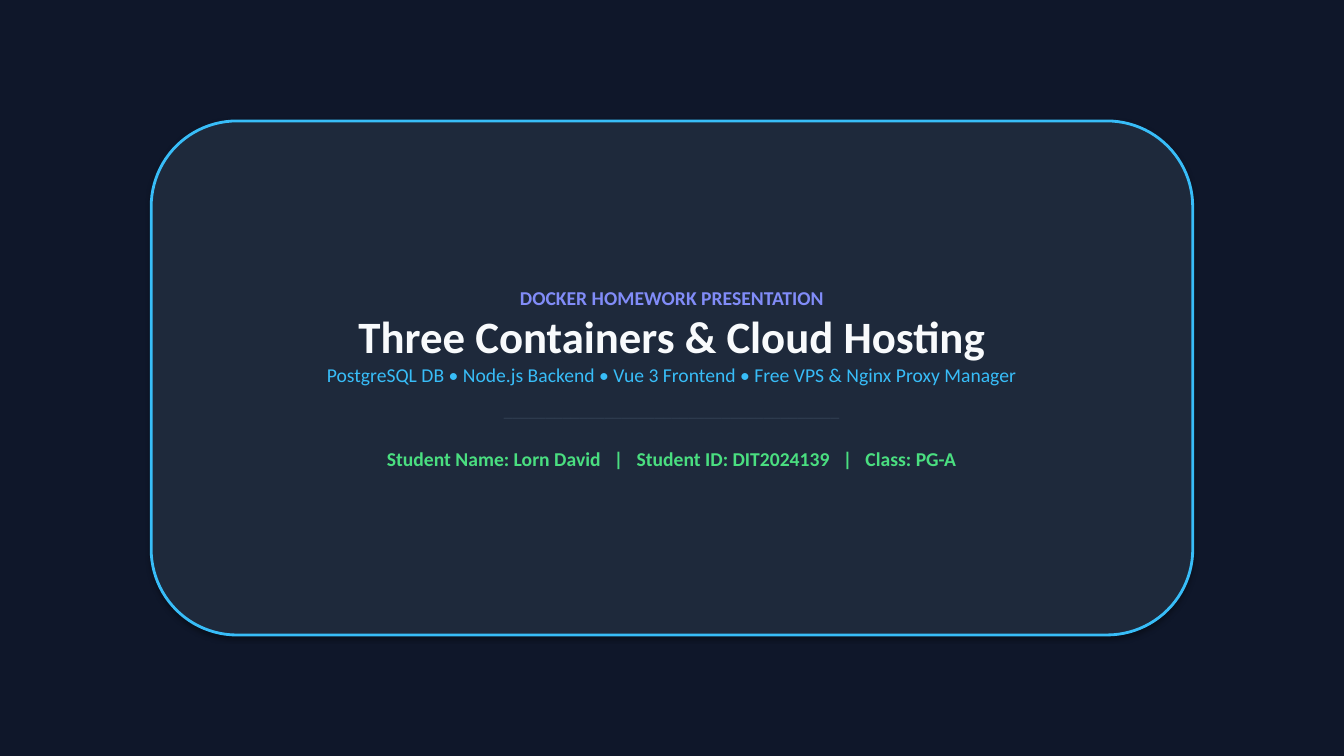
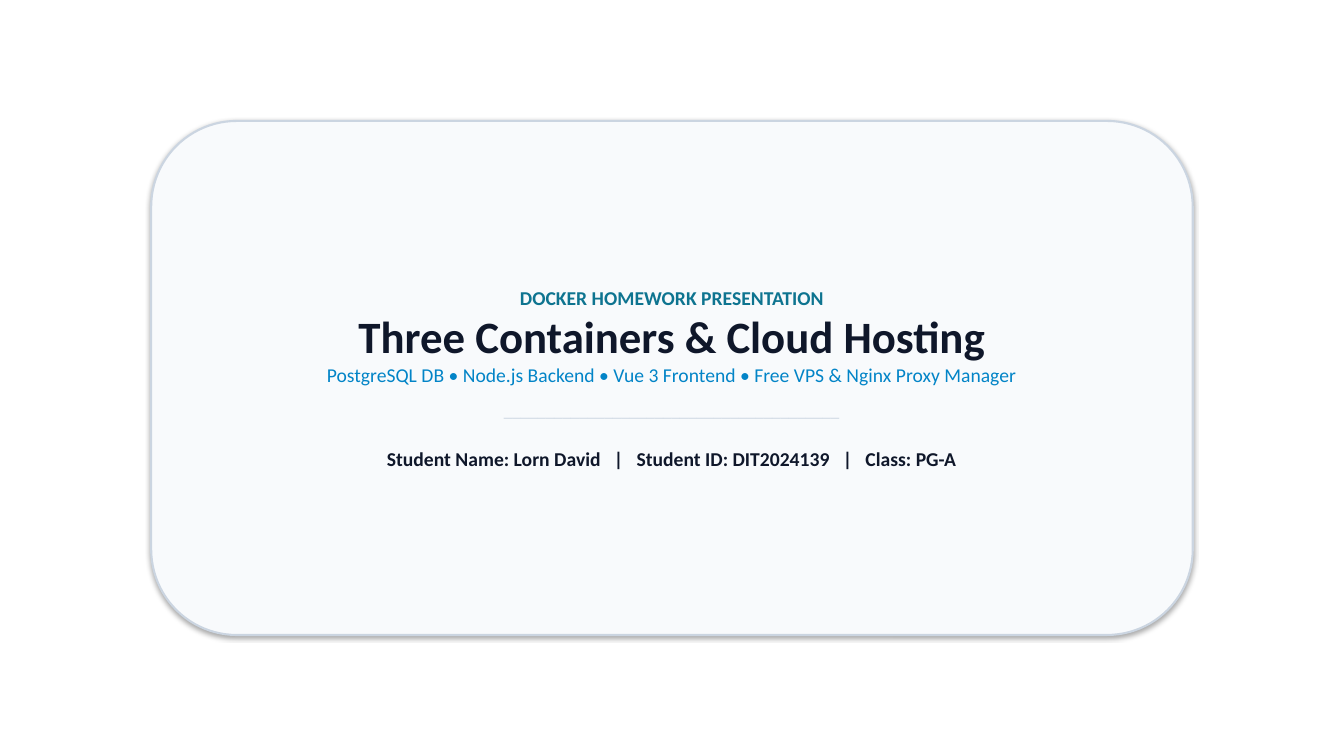
Before and after one commit to lorndavid/khmer-data-api, a slide deck: slide 1 of homework/Homework-Docker-Presentation.pptx. Drawn at 1344x756 pixels with LibreOffice and Linux fonts; fonts in the diff are those of the drawing. Boxes give left, top, right and bottom in pixels: in the first picture for what was removed or moved away, otherwise in the second. Text is boxed around its words. In the diff, an @@ line names an element or a change of style, - is before the commit and + after.

Commit message:
docs: add clean professional architecture diagram and embed into homework doc and presentation

```diff
--- a/homework/Homework-Docker-Presentation.pptx
+++ b/homework/Homework-Docker-Presentation.pptx
@@ rectangle at <box>0,0,1344,756</box>: fill #0F172A to #FFFFFF @@
@@ rounded rectangle "DOCKER HOMEWORK PRESENTATION" at <box>151,121,1193,635</box>: text colour #818CF8 to #0E7490 in "DOCKER HOMEWORK PRESENTATION"; text colour #F8FAFC to #0F172A in "Three Containers & Cloud Hosting"; text colour #38BDF8 to #0284C7 in "PostgreSQL DB • Node.js Backend • Vue ..."; text colour #334155 to #CBD5E1 in "────────────────────────────────────────"; text colour #4ADE80 to #0F172A in "Student Name: Lorn David | Student ID: ..."; fill #1E293B to #F8FAFC; outline #38BDF8 2 pt to #CBD5E1 1.5 pt @@
```
Also in this commit, not shown: 9 other slides changed, 6 other files.
